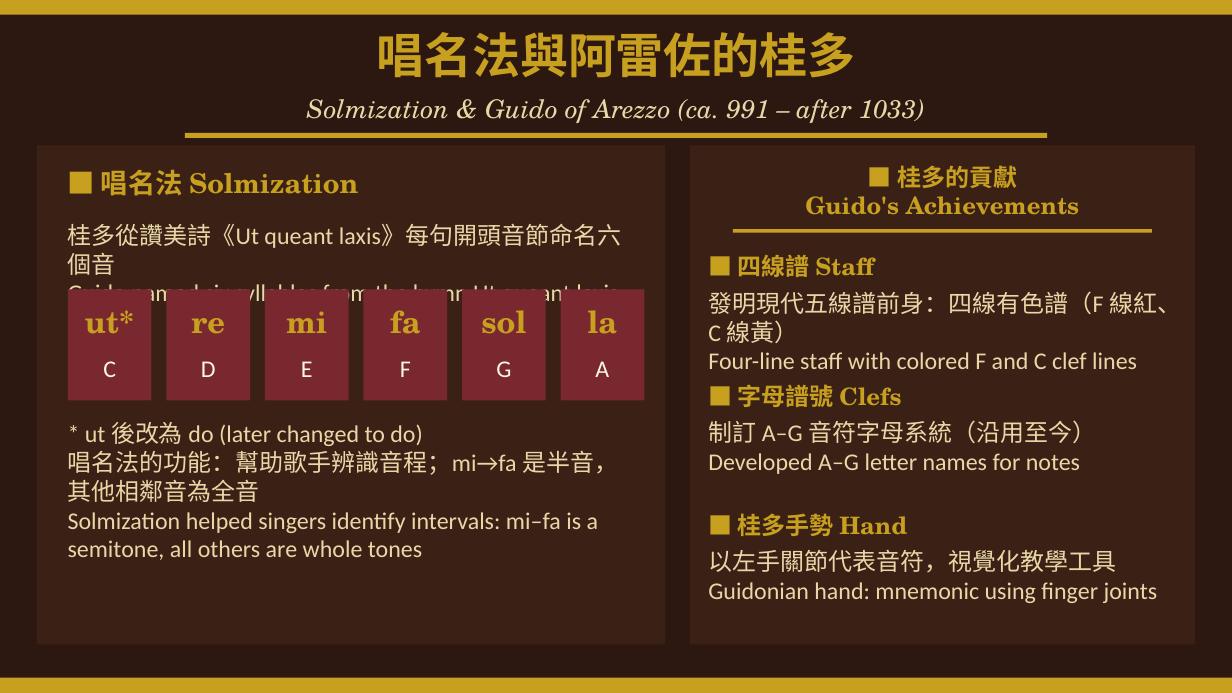
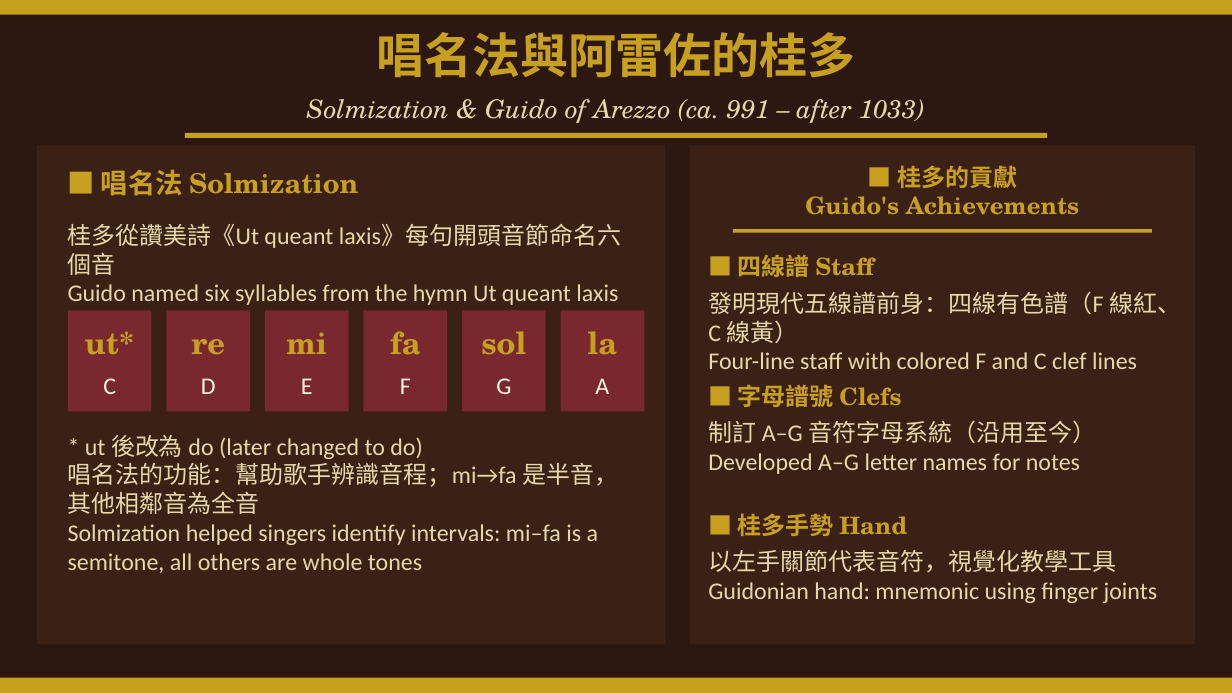
Before and after one commit to ccli-taipower/A_History_of_Western_Music, a slide deck: slide 13 of Ch02_Christian_Church.pptx. Drawn at 1232x693 pixels with LibreOffice and Linux fonts; fonts in the diff are those of the drawing. Boxes give left, top, right and bottom in pixels: in the first picture for what was removed or moved away, otherwise in the second. Text is boxed around its words. In the diff, an @@ line names an element or a change of style, - is before the commit and + after.

```diff
--- a/Ch02_Christian_Church.pptx
+++ b/Ch02_Christian_Church.pptx
@@ rectangle: place and size @@
-rectangle at (68, 290, 152, 400)
+rectangle at (68, 310, 152, 411)
@@ rectangle: place and size @@
-rectangle at (166, 290, 250, 400)
+rectangle at (166, 310, 250, 411)
@@ rectangle: place and size @@
-rectangle at (265, 290, 349, 400)
+rectangle at (265, 310, 349, 411)
@@ 12 texts: place and size @@
-12 texts at (85, 310, 618, 377)
+12 texts at (85, 331, 618, 394)
@@ rectangle: place and size @@
-rectangle at (363, 290, 447, 400)
+rectangle at (363, 310, 447, 411)
@@ rectangle: place and size @@
-rectangle at (462, 290, 546, 400)
+rectangle at (462, 310, 546, 411)
@@ rectangle: place and size @@
-rectangle at (561, 290, 644, 400)
+rectangle at (561, 310, 644, 411)
@@ text "* ut 後改為 do (later ...": place and size @@
-text "* ut 後改為 do (later ..." at (68, 422, 618, 560)
+text "* ut 後改為 do (later ..." at (68, 435, 618, 573)
```
Also in this commit, not shown: 3 other slides changed, 1 other file.
